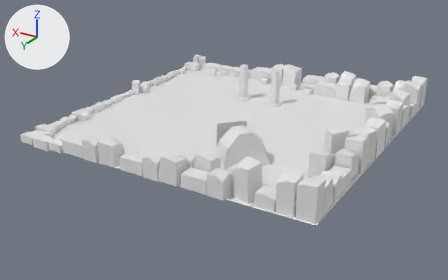
The Blender file stonPortalGame/developer/backe.blend as it was, and as the next commit left it.
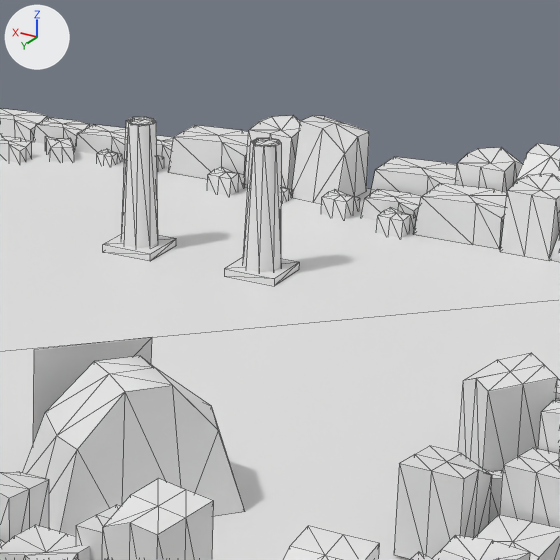
Old and new are each drawn whole from a camera (50 mm lens) standing at (-4.88, 8.64, 3.9) and looking at (0.12, 0.32, -0.26) and again close up on the part from 46% to 78% of the width and 13% to 63% of the height. The lights are fixed; the arrows at upper left show +X, +Y and +Z. The close-ups show mesh edges as thin lines. Materials are left out; every surface is plain grey.

The scene before the commit, as lines of its bpy script (objects in view):
```python
me_untitled = bpy.data.meshes.new('Untitled')
me_untitled.from_pydata(...)  # 2180 vertices, 3074 faces; spans x -10.0..153.0, y 57.0..172.0, z -2.0..24.0
me_untitled.materials.append(mat_env)
me_untitled_002 = bpy.data.meshes.new('Untitled.002')
me_untitled_002.from_pydata(...)  # 104 vertices, 164 faces; spans x 13.7..111.9, y 85.4..127.3, z -0.2..29.1
me_untitled_002.materials.append(mat_material__25)
me_untitled_003 = bpy.data.meshes.new('Untitled.003')
me_untitled_003.from_pydata([(-9.1, -9.1, 0.0), (9.1, -9.1, 0.0), (-9.1, 9.1, 0.0), (9.1, 9.1, 0.0)], [], [(3, 2, 1), (2, 0, 1)])
ob_env = bpy.data.objects.new('Env', me_untitled)
ob_env.location = (-5.093, 2.234, 0.0)
ob_env.rotation_euler = (0.0, 0.0, -1.567)  # degrees (0, 0, -90)
ob_env.scale = (0.0311, 0.0451, 0.0216)
ob_portal_2 = bpy.data.objects.new('portal_2', me_untitled_003)
ob_portal_2.location = (-0.553, 1.217, 0.284)
ob_portal_2.rotation_euler = (1.511, 0.0, 0.821)  # degrees (87, 0, 47)
ob_portal_2.scale = (0.0254, 0.0254, 0.0254)
ob_stone = bpy.data.objects.new('stone', me_untitled_002)
ob_stone.location = (-5.093, 2.234, 0.0)
ob_stone.rotation_euler = (0.0, 0.0, -1.567)  # degrees (0, 0, -90)
ob_stone.scale = (0.0311, 0.0451, 0.0216)
```
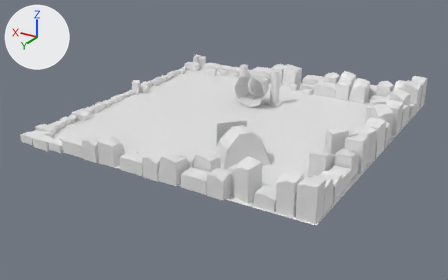
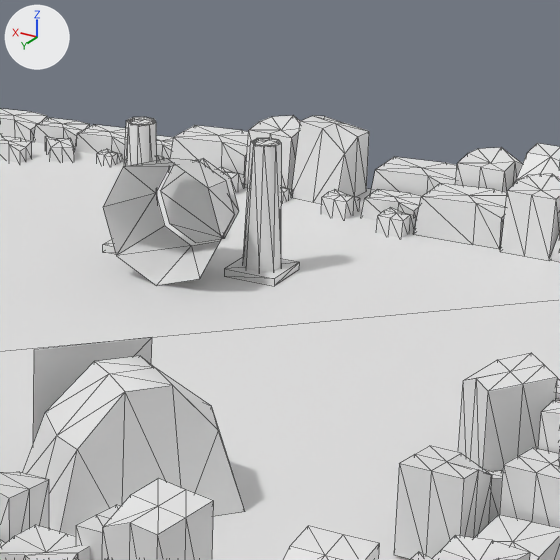
Location of each change, (x1, y1, x2, y2) in pixels of the close-ups (560 x 560 px):
'portal_1', added: after (103, 158, 239, 285)

What changed in the scene script:
```text
Add me_untitled_004:
    me_untitled_004.from_pydata(...)  # 24 vertices, 22 faces; spans x -13.3..11.0, y -13.2..11.2, z -15.5..-1.0
Add ob_portal_1:
    ob_portal_1 = bpy.data.objects.new('portal_1', me_untitled_004)
    ob_portal_1.location = (0.197, -1.084, 0.34)
    ob_portal_1.rotation_euler = (1.571, -0.857, 0.0)  # degrees (90, -49, 0)
    ob_portal_1.scale = (0.0254, 0.0254, 0.0254)
```
